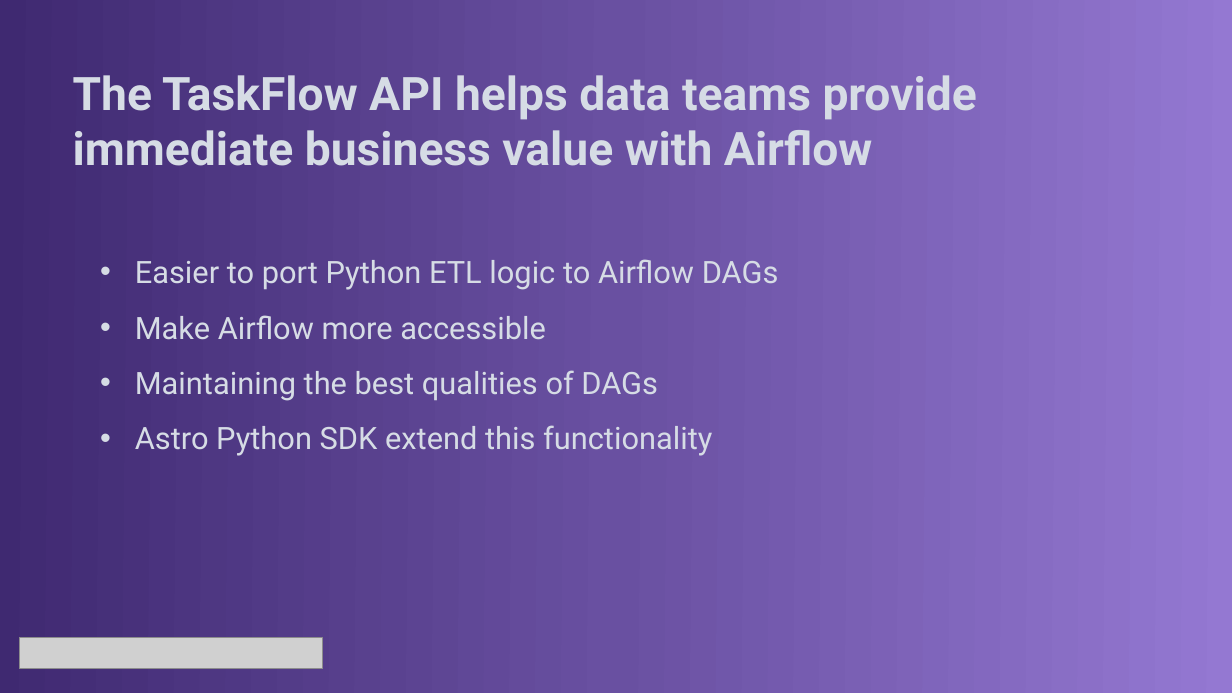
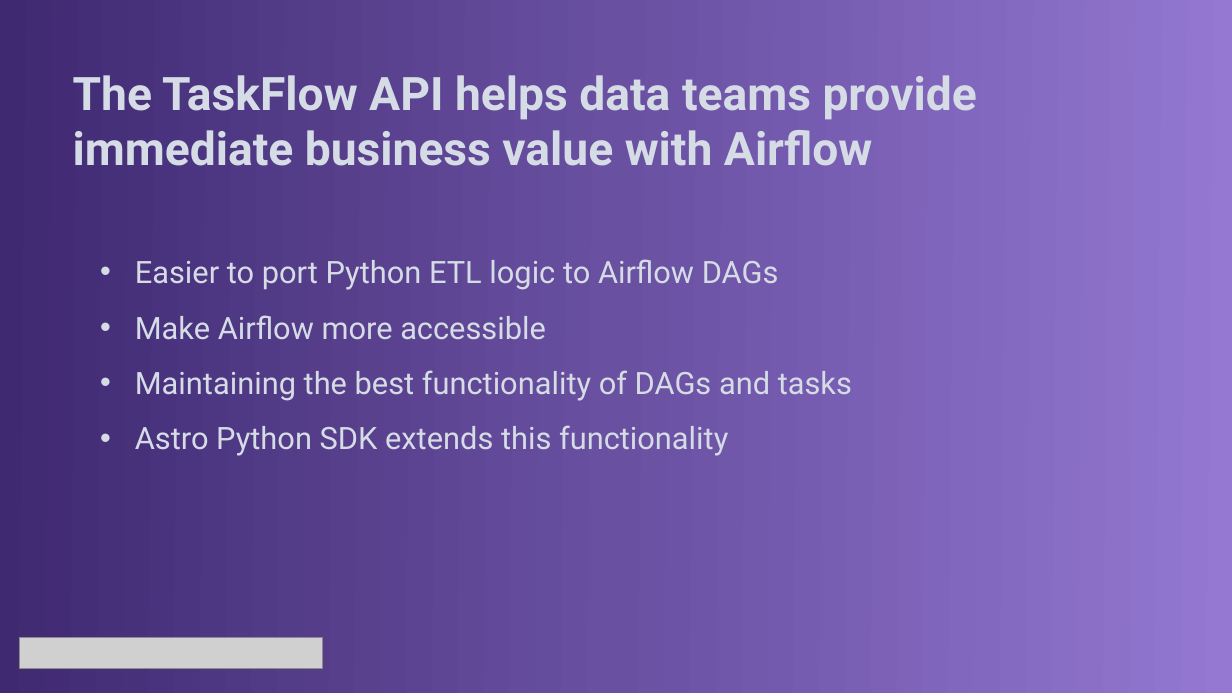
Before and after one commit to jroachgolf84/astronomer-panel-interview, a slide deck: slide 15 of documentation/Astronomer Panel Presentation.pptx (slide 14 before the commit). Drawn at 1232x693 pixels with LibreOffice and Linux fonts; fonts in the diff are those of the drawing; grey boxes stand for pictures. Boxes give left, top, right and bottom in pixels: in the first picture for what was removed or moved away, otherwise in the second. Text is boxed around its words. In the diff, an @@ line names an element or a change of style, - is before the commit and + after.

```diff
--- a/documentation/Astronomer Panel Presentation.pptx
+++ b/documentation/Astronomer Panel Presentation.pptx
@@ text at (x1=135, y1=370, x2=852, y2=456): text changed @@
-• Maintaining the best qualities of DAGs
-• Astro Python SDK extend this functionality
+• Maintaining the best functionality of DAGs and tasks
+• Astro Python SDK extends this functionality
```
Also in this commit, not shown: 14 other slides changed, 1 slide added, 1 other file.
